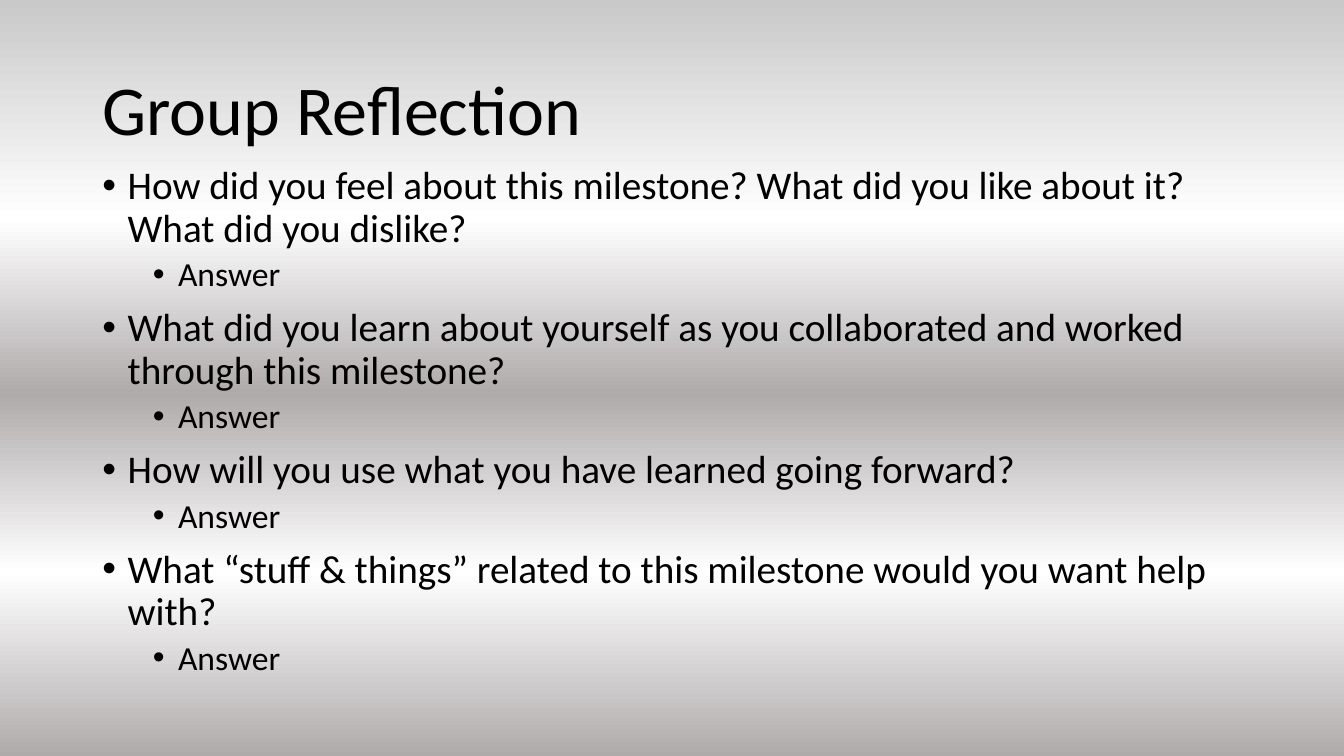
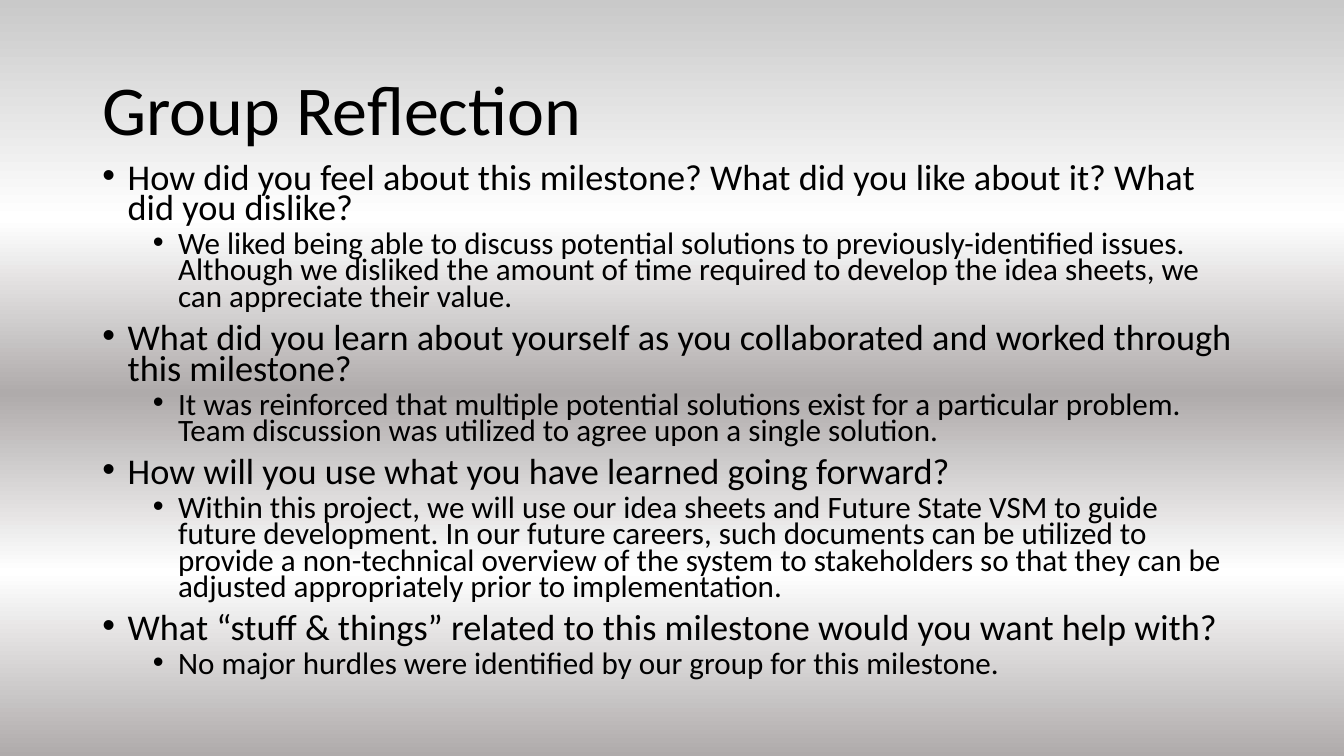
Before and after one commit to TristanHeisler/Team-Dancing-To-Zebras, a slide deck: slide 9 of Milestone 2/Milestone 2.pptx. Drawn at 1344x756 pixels with LibreOffice and Linux fonts; fonts in the diff are those of the drawing. Boxes give left, top, right and bottom in pixels: in the first picture for what was removed or moved away, otherwise in the second. Text is boxed around its words. In the diff, an @@ line names an element or a change of style, - is before the commit and + after.

```diff
--- a/Milestone 2/Milestone 2.pptx
+++ b/Milestone 2/Milestone 2.pptx
@@ text at <box>128,164,1232,647</box>: size 28 to 25.9 pt in "How did you feel about this milestone? ...", "What did you learn about yourself as ...", "How will you use what you have ...", "What “stuff & things” related to this ..."; line spacing 0.9 to 0.7 @@
@@ text at <box>178,232,1199,312</box>: text changed; size 24 to 22.2 pt @@
-  • Answer
+  • We liked being able to discuss potential solutions to previously-identified issues. Although we disliked the amount of time required to develop the idea sheets, we can appreciate their value.
@@ text at <box>178,393,1181,447</box>: text changed; size 24 to 22.2 pt @@
-  • Answer
+  • It was reinforced that multiple potential solutions exist for a particular problem. Team discussion was utilized to agree upon a single solution.
@@ text at <box>178,496,1221,603</box>: text changed; size 24 to 22.2 pt @@
-  • Answer
+  • Within this project, we will use our idea sheets and Future State VSM to guide future development. In our future careers, such documents can be utilized to provide a non-technical overview of the system to stakeholders so that they can be adjusted appropriately prior to implementation.
@@ text at <box>178,652,998,680</box>: text changed; size 24 to 22.2 pt @@
-  • Answer
+  • No major hurdles were identified by our group for this milestone.
```
Also in this commit, not shown: 1 other slide changed, 5 slides added, 5 slides removed, 1 other file.
